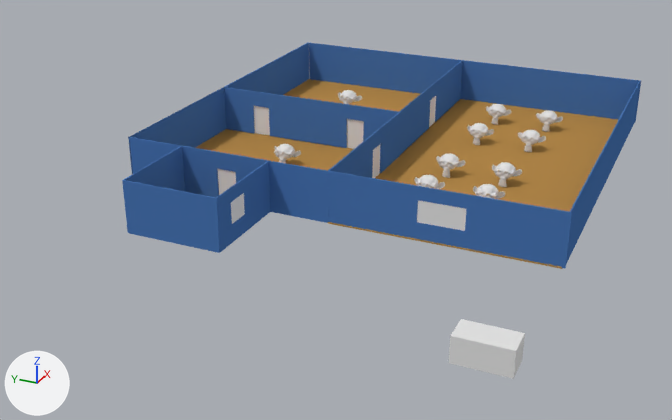
An edit to the Blender file src/scenes/blender/pgr_scene.blend, drawn before and after from the same camera.
One viewpoint serves both versions: a camera (50 mm lens) standing at (-56.6, -37.2, 31.5) and looking at (11.9, -6.3, -2.8). Lighting does not change. The marker at lower left points along +X, +Y and +Z.

The scene before the commit, as lines of its bpy script (objects in view):
```python
ob_dvere = bpy.data.objects.new('Dvere', me_cube_023)
ob_dvere.location = (-12.11, -26.51, 2.36)
ob_dvere.scale = (1.0, 1.88, 0.913)
ob_stena1_3_007 = bpy.data.objects.new('Stena1_3.007', me_cube_018)
ob_stena1_3_007.location = (21.37, -27.78, 2.17)
ob_stena1_3_007.rotation_euler = (1.571, 0.0, 3.142)  # degrees (90, 0, 180)
ob_stena1_3_007.scale = (17.3, 2.21, 0.0509)
ob_stena1_3_010 = bpy.data.objects.new('Stena1_3.010', me_cube_022)
ob_stena1_3_010.location = (3.96, 6.66, 2.17)
ob_stena1_3_010.rotation_euler = (1.571, 0.0, 1.571)  # degrees (90, 0, 90)
ob_stena1_3_010.scale = (2.6, 2.21, 0.0509)
ob_suzanne = bpy.data.objects.new('Suzanne', me_suzanne)
ob_suzanne.location = (17.06, -14.87, 1.02)
ob_suzanne.rotation_euler = (0.0, 0.0, -1.593)  # degrees (0, 0, -91)
ob_suzanne_001 = bpy.data.objects.new('Suzanne.001', me_suzanne_001)
ob_suzanne_001.location = (26.16, -19.94, 1.02)
ob_suzanne_001.rotation_euler = (0.0, 0.0, -1.593)  # degrees (0, 0, -91)
ob_suzanne_005 = bpy.data.objects.new('Suzanne.005', me_suzanne_005)
ob_suzanne_005.location = (11.78, -19.85, 1.02)
ob_suzanne_005.rotation_euler = (0.0, 0.0, -1.593)  # degrees (0, 0, -91)
ob_suzanne_006 = bpy.data.objects.new('Suzanne.006', me_suzanne_006)
ob_suzanne_006.location = (32.51, -20.2, 1.02)
ob_suzanne_006.rotation_euler = (0.0, 0.0, -1.593)  # degrees (0, 0, -91)
ob_suzanne_007 = bpy.data.objects.new('Suzanne.007', me_suzanne_007)
ob_suzanne_007.location = (32.51, -14.98, 1.02)
ob_suzanne_007.rotation_euler = (0.0, 0.0, -1.593)  # degrees (0, 0, -91)
ob_suzanne_008 = bpy.data.objects.new('Suzanne.008', me_suzanne_008)
ob_suzanne_008.location = (26.02, -14.98, 1.02)
ob_suzanne_008.rotation_euler = (0.0, 0.0, -1.593)  # degrees (0, 0, -91)
# also in view: 'Stena1_3.009' at (29.2, 9.3, 2.2); 'Stena1_3.001' at (11.8, 9.3, 2.2); 'Stena1_3.002' at (38.7, -18.5, 2.2); 'Stena1_4' at (4.0, 0.0, 2.2); 'Plane.006' at (3.9, -18.4, 2.3)
```
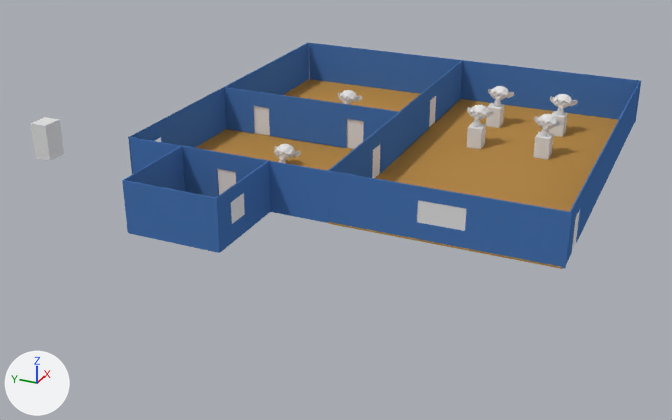
What differs and where, as boxes (x1, y1, x2, y2) in the pictures (672 x 420 px):
'Dvere', moved, rescaled (56% narrower, 26% shorter): before (449, 319, 525, 379); after (31, 117, 64, 161)
'Suzanne.002', moved: before (492, 162, 522, 187); after (550, 94, 578, 115)
'Suzanne.001', moved: before (518, 130, 546, 152); after (534, 114, 563, 137)
'Suzanne.008', moved: before (467, 123, 494, 145); after (467, 105, 495, 127)
'Suzanne.004', moved: before (414, 175, 445, 189); after (488, 86, 514, 107)
'Cube.001', added: after (533, 132, 553, 159)
'Cube.002', added: after (467, 122, 486, 149)
'Suzanne', deleted: before (436, 153, 466, 178)
'Suzanne.005', deleted: before (473, 184, 505, 199)
'Cube.003', added: after (486, 103, 504, 128)
'Suzanne.006', deleted: before (536, 111, 563, 132)
'Suzanne.007', deleted: before (486, 104, 512, 125)
'Cube.004', added: after (549, 111, 567, 137)
'Plane.007', added: after (572, 210, 580, 250)
part 1 of me_cube_018, built on: (569, 207, 583, 255) in both

The change, as a list of edits to the scene's bpy script:
```text
Change me_cube_018:
    used by ob_stena1_3_007; location = (21.37, -27.78, 2.17); rotation_euler = (1.571, 0.0, 3.142), in degrees (90, 0, 180); scale = (17.3, 2.21, 0.0509)
    remove me_cube_018.from_pydata(...)  # 8 vertices, 6 faces; spans x -1.0..1.0, y -1.0..1.0, z -1.0..1.0
    add me_cube_018.from_pydata(...)  # 16 vertices, 10 faces; spans x -1.0..1.0, y -1.0..1.0, z -1.0..1.0
    me_cube_018 part 1
    3 faces are deleted
    8 vertices are added at x 0.74..0.86, y -1.0..0.34, z -1.0..1.0
    7 new faces join them
Change ob_dvere:
    ob_dvere.location: (-12.11, -26.51, 2.36) -> (7.53, 21.42, 1.19)
    ob_dvere.scale: (1.0, 1.88, 0.913) -> (1.0, 0.867, 1.72)
Remove ob_suzanne:
    ob_suzanne = bpy.data.objects.new('Suzanne', me_suzanne)
    ob_suzanne.location = (17.06, -14.87, 1.02)
    ob_suzanne.rotation_euler = (0.0, 0.0, -1.593)  # degrees (0, 0, -91)
Change ob_suzanne_001:
    ob_suzanne_001.location: (26.16, -19.94, 1.02) -> (25.63, -21.46, 2.96)
Change ob_suzanne_002:
    ob_suzanne_002.location: (17.02, -19.94, 1.02) -> (32.34, -21.46, 2.96)
Change ob_suzanne_004:
    ob_suzanne_004.location: (11.62, -14.79, 1.02) -> (32.34, -15.15, 2.96)
Remove ob_suzanne_005:
    ob_suzanne_005 = bpy.data.objects.new('Suzanne.005', me_suzanne_005)
    ob_suzanne_005.location = (11.78, -19.85, 1.02)
    ob_suzanne_005.rotation_euler = (0.0, 0.0, -1.593)  # degrees (0, 0, -91)
Remove ob_suzanne_006:
    ob_suzanne_006 = bpy.data.objects.new('Suzanne.006', me_suzanne_006)
    ob_suzanne_006.location = (32.51, -20.2, 1.02)
    ob_suzanne_006.rotation_euler = (0.0, 0.0, -1.593)  # degrees (0, 0, -91)
Remove ob_suzanne_007:
    ob_suzanne_007 = bpy.data.objects.new('Suzanne.007', me_suzanne_007)
    ob_suzanne_007.location = (32.51, -14.98, 1.02)
    ob_suzanne_007.rotation_euler = (0.0, 0.0, -1.593)  # degrees (0, 0, -91)
Change ob_suzanne_008:
    ob_suzanne_008.location: (26.02, -14.98, 1.02) -> (25.63, -14.98, 2.96)
Add ob_cube_004:
    ob_cube_004 = bpy.data.objects.new('Cube.004', me_cube_023.copy())  # the mesh of ob_dvere
    ob_cube_004.location = (31.85, -21.33, 1.06)
    ob_cube_004.scale = (0.77, 0.678, 1.0)
Add ob_cube_003:
    ob_cube_003 = bpy.data.objects.new('Cube.003', me_cube_023.copy())  # the mesh of ob_dvere
    ob_cube_003.location = (31.85, -14.98, 1.06)
    ob_cube_003.scale = (0.77, 0.678, 1.0)
Add ob_cube_002:
    ob_cube_002 = bpy.data.objects.new('Cube.002', me_cube_023.copy())  # the mesh of ob_dvere
    ob_cube_002.location = (25.22, -14.98, 1.06)
    ob_cube_002.scale = (0.77, 0.678, 1.0)
Add ob_cube_001:
    ob_cube_001 = bpy.data.objects.new('Cube.001', me_cube_023.copy())  # the mesh of ob_dvere
    ob_cube_001.location = (25.22, -21.39, 1.06)
    ob_cube_001.scale = (0.77, 0.678, 1.0)
Add ob_plane_007:
    ob_plane_007 = bpy.data.objects.new('Plane.007', me_plane_006.copy())  # the mesh of ob_plane_006
    ob_plane_007.location = (7.43, -27.78, 1.53)
    ob_plane_007.rotation_euler = (1.571, 1.571, 0.0)  # degrees (90, 90, 0)
    ob_plane_007.scale = (1.56, 1.0, 1.0)
```
